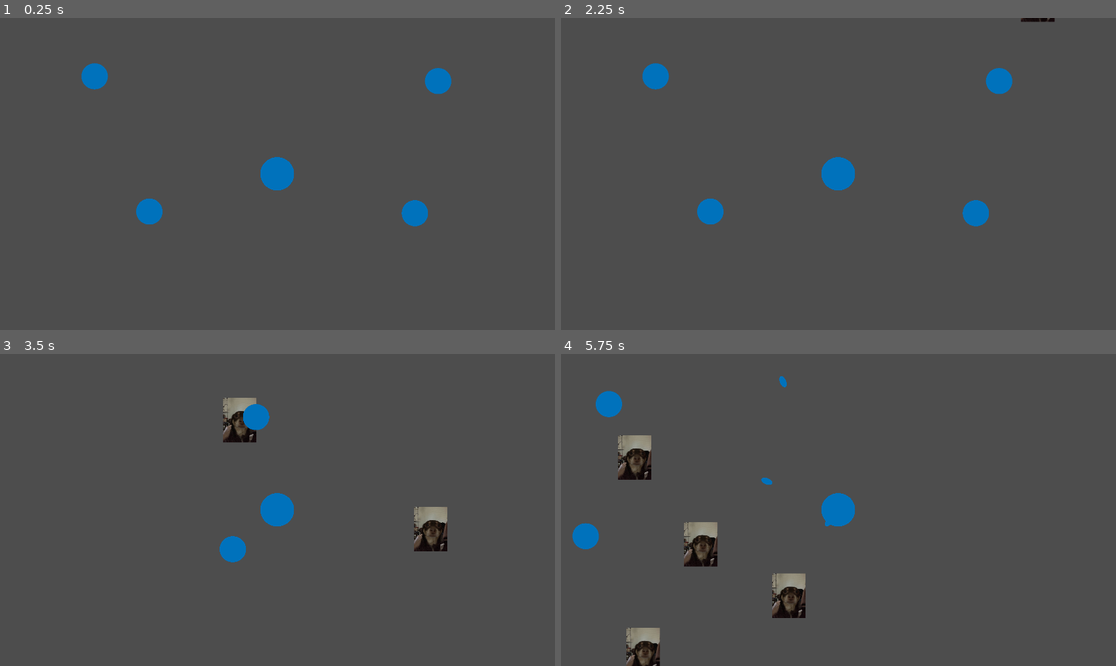
Above: before the commit, frames 1-4 (two rows, left to right).
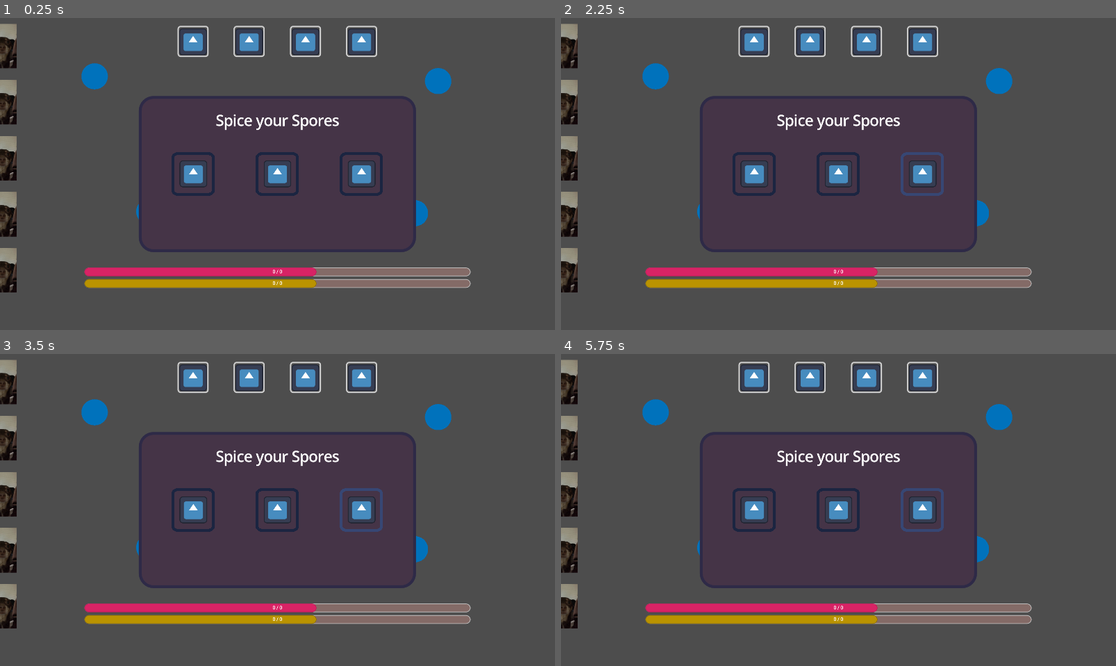
Above: after the commit, the same moments.

Repository: anxapa/mushroom-survive-her
Game: Godot game, scene res://Scenes/main_scene.tscn
The game is run twice, just before and just after one commit, with the same random seed, the same clock (stepped at 60 frames per second) and the same inputs. The engine's default icon, where the game draws it, is replaced by a stand-in: a white triangle on a blue panel in a dark square.
Inputs (mouse positions are in pixels of both pictures, inside the frame that each line leads up to):
- Up to frame 1 (0.25 s): no input
- Up to frame 2 (2.25 s): click (755, 174) at 0.52 s; click (838, 174) at 1.27 s; click (921, 174) at 2.02 s
- Up to frame 3 (3.5 s): hold Right (ui_right) from 2.78 s (still down)
- Up to frame 4 (5.75 s): release Right (ui_right) at 3.53 s; hold Down (ui_down) 3.53-4.28 s; hold Right (ui_right) 4.28-5.03 s; hold Up (ui_up) from 5.03 s (still down)

The runs differ from the first frame. In frame 1, 32% of the frame differs, in the area x 0-85%, y 1-88%; in frame 2, 32%; in frame 3, 34%; in frame 4, 35%, in the area x 0-85%, y 1-100%.
Error after the commit: Parse Error: Identifier "SignalBus" not declared in the current scope. (res://Scenes/player.gd:47)

Commit message:
Added UI elements
- Added HP and NP bar with functionality.
- Added basic ability panels at the top of the screen without functionality.
- Added basic level up panel screen without functionality.

Diff:
--- /dev/null
+++ b/Scenes/Abilities/Mushroom Cloud Ability.tscn
@@ -0,0 +1,10 @@
+[gd_scene load_steps=2 format=3 uid="uid://dmb3rtd57vb27"]
+
+[sub_resource type="CircleShape2D" id="CircleShape2D_l2bly"]
+
+[node name="MushroomCloudAbility" type="Node2D"]
+
+[node name="Area2D" type="Area2D" parent="."]
+
+[node name="CollisionShape2D" type="CollisionShape2D" parent="Area2D"]
+shape = SubResource("CircleShape2D_l2bly")
--- a/Scenes/main_scene.tscn
+++ b/Scenes/main_scene.tscn
@@ -1,9 +1,108 @@
-[gd_scene load_steps=5 format=3 uid="uid://bimngs7hwmiyc"]
+[gd_scene load_steps=15 format=3 uid="uid://bimngs7hwmiyc"]
 
 [ext_resource type="Script" uid="uid://55s2jxb8uvys" path="res://Scripts/CameraManager.gd" id="1_6l7je"]
 [ext_resource type="PackedScene" uid="uid://brmati1s0m1v3" path="res://Scenes/player.tscn" id="2_jv6wh"]
+[ext_resource type="Script" uid="uid://bkqyb82lx1mvw" path="res://Scripts/point_bar_manager.gd" id="3_iacmt"]
 [ext_resource type="Script" uid="uid://bbtg0rxto4lhx" path="res://Scripts/enemy_manager.gd" id="3_jv6wh"]
+[ext_resource type="Texture2D" uid="uid://bcjqe8u5lu1ft" path="res://icon.svg" id="4_6ev3c"]
 [ext_resource type="Texture2D" uid="uid://bc4t63efyr7m4" path="res://Sprites/blue circle.png" id="4_x6ack"]
+
+[sub_resource type="StyleBoxFlat" id="StyleBoxFlat_x6ack"]
+bg_color = Color(0.518508, 0.421022, 0.403395, 1)
+border_width_left = 2
+border_width_top = 2
+border_width_right = 2
+border_width_bottom = 2
+corner_radius_top_left = 100
+corner_radius_top_right = 100
+corner_radius_bottom_right = 100
+corner_radius_bottom_left = 100
+
+[sub_resource type="StyleBoxFlat" id="StyleBoxFlat_iacmt"]
+bg_color = Color(0.846795, 0.137728, 0.397636, 1)
+border_width_left = 2
+border_width_top = 2
+border_width_right = 2
+border_width_bottom = 2
+border_color = Color(0.747811, 0.0967473, 0.342228, 1)
+corner_radius_top_left = 100
+corner_radius_top_right = 100
+corner_radius_bottom_right = 100
+corner_radius_bottom_left = 100
+
+[sub_resource type="StyleBoxFlat" id="StyleBoxFlat_6ev3c"]
+bg_color = Color(0.730055, 0.576592, 0, 1)
+border_width_left = 2
+border_width_top = 2
+border_width_right = 2
+border_width_bottom = 2
+border_color = Color(0.56745, 0.446087, 0, 1)
+corner_radius_top_left = 100
+corner_radius_top_right = 100
+corner_radius_bottom_right = 100
+corner_radius_bottom_left = 100
+
+[sub_resource type="StyleBoxFlat" id="StyleBoxFlat_maf8m"]
+bg_color = Color(0.6, 0.6, 0.6, 0)
+border_width_left = 5
+border_width_top = 5
+border_width_right = 5
+border_width_bottom = 5
+corner_radius_top_left = 10
+corner_radius_top_right = 10
+corner_radius_bottom_right = 10
+corner_radius_bottom_left = 10
+
+[sub_resource type="StyleBoxFlat" id="StyleBoxFlat_huasi"]
+bg_color = Color(0.272306, 0.203042, 0.276622, 1)
+border_width_left = 10
+border_width_top = 10
+border_width_right = 10
+border_width_bottom = 10
+border_color = Color(0.181856, 0.165932, 0.277524, 1)
+corner_radius_top_left = 50
+corner_radius_top_right = 50
+corner_radius_bottom_right = 50
+corner_radius_bottom_left = 50
+
+[sub_resource type="StyleBoxFlat" id="StyleBoxFlat_m1efj"]
+bg_color = Color(1, 1, 1, 0)
+border_width_left = 10
+border_width_top = 10
+border_width_right = 10
+border_width_bottom = 10
+border_color = Color(0.107519, 0.145688, 0.254114, 1)
+corner_radius_top_left = 20
+corner_radius_top_right = 20
+corner_radius_bottom_right = 20
+corner_radius_bottom_left = 20
+anti_aliasing = false
+
+[sub_resource type="StyleBoxFlat" id="StyleBoxFlat_mai8y"]
+bg_color = Color(1, 1, 1, 0)
+border_width_left = 10
+border_width_top = 10
+border_width_right = 10
+border_width_bottom = 10
+border_color = Color(0.217512, 0.279772, 0.455512, 1)
+corner_radius_top_left = 20
+corner_radius_top_right = 20
+corner_radius_bottom_right = 20
+corner_radius_bottom_left = 20
+anti_aliasing = false
+
+[sub_resource type="StyleBoxFlat" id="StyleBoxFlat_76v2p"]
+bg_color = Color(1, 1, 1, 0)
+border_width_left = 10
+border_width_top = 10
+border_width_right = 10
+border_width_bottom = 10
+border_color = Color(0.463136, 0.546088, 0.766512, 1)
+corner_radius_top_left = 20
+corner_radius_top_right = 20
+corner_radius_bottom_right = 20
+corner_radius_bottom_left = 20
+anti_aliasing = false
 
 [node name="Main Scene" type="Node2D"]
 
@@ -13,6 +112,246 @@
 [node name="Camera2D" type="Camera2D" parent="."]
 position = Vector2(960, 540)
 script = ExtResource("1_6l7je")
+
+[node name="Control" type="Control" parent="Camera2D"]
+z_index = 10
+layout_mode = 3
+anchors_preset = 9
+anchor_bottom = 1.0
+offset_left = -960.0
+offset_top = -540.0
+offset_right = 960.0
+offset_bottom = 540.0
+grow_vertical = 2
+
+[node name="PointBarContainer" type="VBoxContainer" parent="Camera2D/Control"]
+layout_mode = 1
+anchors_preset = -1
+anchor_top = 0.8
+anchor_right = 1.0
+anchor_bottom = 0.875
+offset_left = 292.0
+offset_right = -292.0
+offset_bottom = -6.10352e-05
+grow_horizontal = 2
+grow_vertical = 0
+theme_override_constants/separation = 10
+script = ExtResource("3_iacmt")
+
+[node name="HP Bar" type="ProgressBar" parent="Camera2D/Control/PointBarContainer"]
+custom_minimum_size = Vector2(0, 30)
+layout_mode = 2
+theme_override_styles/background = SubResource("StyleBoxFlat_x6ack")
+theme_override_styles/fill = SubResource("StyleBoxFlat_iacmt")
+value = 60.0
+show_percentage = false
+
+[node name="HP Text" type="Label" parent="Camera2D/Control/PointBarContainer/HP Bar"]
+layout_mode = 1
+anchors_preset = -1
+anchor_right = 1.0
+anchor_bottom = 1.0
+text = "0 / 0"
+horizontal_alignment = 1
+vertical_alignment = 1
+
+[node name="NP Bar" type="ProgressBar" parent="Camera2D/Control/PointBarContainer"]
+custom_minimum_size = Vector2(0, 30)
+layout_mode = 2
+theme_override_styles/background = SubResource("StyleBoxFlat_x6ack")
+theme_override_styles/fill = SubResource("StyleBoxFlat_6ev3c")
+value = 60.0
+show_percentage = false
+
+[node name="NP Text" type="Label" parent="Camera2D/Control/PointBarContainer/NP Bar"]
+layout_mode = 1
+anchors_preset = -1
+anchor_right = 1.0
+anchor_bottom = 1.0
+text = "0 / 0"
+horizontal_alignment = 1
+vertical_alignment = 1
+
+[node name="AbilityContainer" type="HBoxContainer" parent="Camera2D/Control"]
+layout_mode = 1
+anchors_preset = -1
+anchor_left = 0.3
+anchor_top = 0.025
+anchor_right = 0.7
+anchor_bottom = 0.125
+grow_horizontal = 2
+grow_vertical = 2
+theme_override_constants/separation = 10
+
+[node name="PanelContainer" type="PanelContainer" parent="Camera2D/Control/AbilityContainer"]
+custom_minimum_size = Vector2(108, 20)
+layout_mode = 2
+size_flags_horizontal = 6
+theme_override_styles/panel = SubResource("StyleBoxFlat_maf8m")
+
+[node name="Sprite2D" type="Sprite2D" parent="Camera2D/Control/AbilityContainer/PanelContainer"]
+position = Vector2(6, 9)
+scale = Vector2(0.75, 0.726562)
+texture = ExtResource("4_6ev3c")
+centered = false
+
+[node name="PanelContainer2" type="PanelContainer" parent="Camera2D/Control/AbilityContainer"]
+custom_minimum_size = Vector2(108, 20)
+layout_mode = 2
+size_flags_horizontal = 6
+theme_override_styles/panel = SubResource("StyleBoxFlat_maf8m")
+
+[node name="Sprite2D" type="Sprite2D" parent="Camera2D/Control/AbilityContainer/PanelContainer2"]
+position = Vector2(6, 9)
+scale = Vector2(0.75, 0.726562)
+texture = ExtResource("4_6ev3c")
+centered = false
+
+[node name="PanelContainer3" type="PanelContainer" parent="Camera2D/Control/AbilityContainer"]
+custom_minimum_size = Vector2(108, 20)
+layout_mode = 2
+size_flags_horizontal = 6
+theme_override_styles/panel = SubResource("StyleBoxFlat_maf8m")
+
+[node name="Sprite2D" type="Sprite2D" parent="Camera2D/Control/AbilityContainer/PanelContainer3"]
+position = Vector2(6, 9)
+scale = Vector2(0.75, 0.726562)
+texture = ExtResource("4_6ev3c")
+centered = false
+
+[node name="PanelContainer4" type="PanelContainer" parent="Camera2D/Control/AbilityContainer"]
+custom_minimum_size = Vector2(108, 20)
+layout_mode = 2
+size_flags_horizontal = 6
+theme_override_styles/panel = SubResource("StyleBoxFlat_maf8m")
+
+[node name="Sprite2D" type="Sprite2D" parent="Camera2D/Control/AbilityContainer/PanelContainer4"]
+position = Vector2(6, 9)
+scale = Vector2(0.75, 0.726562)
+texture = ExtResource("4_6ev3c")
+centered = false
+
+[node name="Panel" type="Panel" parent="Camera2D/Control"]
+layout_mode = 1
+anchors_preset = -1
+anchor_left = 0.25
+anchor_top = 0.25
+anchor_right = 0.75
+anchor_bottom = 0.75
+offset_left = 0.359985
+offset_top = -0.279999
+offset_right = -0.359985
+offset_bottom = 0.279907
+grow_horizontal = 2
+grow_vertical = 2
+theme_override_styles/panel = SubResource("StyleBoxFlat_huasi")
+
+[node name="VBoxContainer" type="VBoxContainer" parent="Camera2D/Control/Panel"]
+layout_mode = 1
+anchors_preset = -1
+anchor_left = 0.05
+anchor_top = 0.05
+anchor_right = 0.95
+anchor_bottom = 0.95
+
+[node name="Label" type="Label" parent="Camera2D/Control/Panel/VBoxContainer"]
+custom_minimum_size = Vector2(0, 50)
+layout_mode = 2
+size_flags_vertical = 3
+theme_override_font_sizes/font_size = 50
+text = "Spice your Spores"
+horizontal_alignment = 1
+vertical_alignment = 1
+
+[node name="VSeparator" type="VSeparator" parent="Camera2D/Control/Panel/VBoxContainer"]
+layout_mode = 2
+size_flags_vertical = 3
+size_flags_stretch_ratio = 2.0
+
+[node name="AbilityContainer" type="HBoxContainer" parent="Camera2D/Control/Panel/VBoxContainer/VSeparator"]
+layout_mode = 2
+anchor_right = 1.0
+anchor_bottom = 1.0
+offset_left = -0.323975
+offset_top = 26.252
+offset_right = -0.323975
+offset_bottom = -24.748
+grow_horizontal = 2
+grow_vertical = 2
+theme_override_constants/separation = 10
+
+[node name="PanelContainer" type="Button" parent="Camera2D/Control/Panel/VBoxContainer/VSeparator/AbilityContainer"]
+custom_minimum_size = Vector2(150, 150)
+layout_mode = 2
+size_flags_horizontal = 6
+size_flags_vertical = 4
+theme_override_styles/focus = SubResource("StyleBoxFlat_m1efj")
+theme_override_styles/disabled_mirrored = SubResource("StyleBoxFlat_m1efj")
+theme_override_styles/disabled = SubResource("StyleBoxFlat_m1efj")
+theme_override_styles/hover_pressed_mirrored = SubResource("StyleBoxFlat_mai8y")
+theme_override_styles/hover_pressed = SubResource("StyleBoxFlat_mai8y")
+theme_override_styles/hover_mirrored = SubResource("StyleBoxFlat_mai8y")
+theme_override_styles/hover = SubResource("StyleBoxFlat_mai8y")
+theme_override_styles/pressed_mirrored = SubResource("StyleBoxFlat_76v2p")
+theme_override_styles/pressed = SubResource("StyleBoxFlat_76v2p")
+theme_override_styles/normal_mirrored = SubResource("StyleBoxFlat_m1efj")
+theme_override_styles/normal = SubResource("StyleBoxFlat_m1efj")
+
+[node name="Sprite2D" type="Sprite2D" parent="Camera2D/Control/Panel/VBoxContainer/VSeparator/AbilityContainer/PanelContainer"]
+position = Vector2(28, 28)
+scale = Vector2(0.75, 0.726562)
+texture = ExtResource("4_6ev3c")
+centered = false
+
+[node name="PanelContainer2" type="Button" parent="Camera2D/Control/Panel/VBoxContainer/VSeparator/AbilityContainer"]
+custom_minimum_size = Vector2(150, 150)
+layout_mode = 2
+size_flags_horizontal = 6
+size_flags_vertical = 4
+theme_override_styles/focus = SubResource("StyleBoxFlat_m1efj")
+theme_override_styles/disabled_mirrored = SubResource("StyleBoxFlat_m1efj")
+theme_override_styles/disabled = SubResource("StyleBoxFlat_m1efj")
+theme_override_styles/hover_pressed_mirrored = SubResource("StyleBoxFlat_mai8y")
+theme_override_styles/hover_pressed = SubResource("StyleBoxFlat_mai8y")
+theme_override_styles/hover_mirrored = SubResource("StyleBoxFlat_mai8y")
+theme_override_styles/hover = SubResource("StyleBoxFlat_mai8y")
+theme_override_styles/pressed_mirrored = SubResource("StyleBoxFlat_76v2p")
+theme_override_styles/pressed = SubResource("StyleBoxFlat_76v2p")
+theme_override_styles/normal_mirrored = SubResource("StyleBoxFlat_m1efj")
+theme_override_styles/normal = SubResource("StyleBoxFlat_m1efj")
+
+[node name="Sprite2D" type="Sprite2D" parent="Camera2D/Control/Panel/VBoxContainer/VSeparator/AbilityContainer/PanelContainer2"]
+position = Vector2(28, 28)
+scale = Vector2(0.75, 0.726562)
+texture = ExtResource("4_6ev3c")
+centered = false
+
+[node name="PanelContainer3" type="Button" parent="Camera2D/Control/Panel/VBoxContainer/VSeparator/AbilityContainer"]
+custom_minimum_size = Vector2(150, 150)
+layout_mode = 2
+size_flags_horizontal = 6
+size_flags_vertical = 4
+theme_override_styles/focus = SubResource("StyleBoxFlat_mai8y")
+theme_override_styles/disabled_mirrored = SubResource("StyleBoxFlat_m1efj")
+theme_override_styles/disabled = SubResource("StyleBoxFlat_m1efj")
+theme_override_styles/hover_pressed_mirrored = SubResource("StyleBoxFlat_mai8y")
+theme_override_styles/hover_pressed = SubResource("StyleBoxFlat_mai8y")
+theme_override_styles/hover_mirrored = SubResource("StyleBoxFlat_mai8y")
+theme_override_styles/hover = SubResource("StyleBoxFlat_mai8y")
+theme_override_styles/pressed_mirrored = SubResource("StyleBoxFlat_76v2p")
+theme_override_styles/pressed = SubResource("StyleBoxFlat_76v2p")
+theme_override_styles/normal_mirrored = SubResource("StyleBoxFlat_m1efj")
+theme_override_styles/normal = SubResource("StyleBoxFlat_m1efj")
+
+[node name="Sprite2D" type="Sprite2D" parent="Camera2D/Control/Panel/VBoxContainer/VSeparator/AbilityContainer/PanelContainer3"]
+position = Vector2(28, 28)
+scale = Vector2(0.75, 0.726562)
+texture = ExtResource("4_6ev3c")
+centered = false
+
+[node name="HBoxContainer" type="HBoxContainer" parent="Camera2D/Control/Panel/VBoxContainer"]
+layout_mode = 2
+size_flags_vertical = 3
 
 [node name="EnemyManager" type="Node2D" parent="."]
 script = ExtResource("3_jv6wh")
--- /dev/null
+++ b/Scenes/nutrient.tscn
@@ -0,0 +1,17 @@
+[gd_scene load_steps=4 format=3 uid="uid://lc4x1860aorh"]
+
+[ext_resource type="Script" uid="uid://bfos5flyfjrrr" path="res://Scripts/nutrient.gd" id="1_0c6ci"]
+[ext_resource type="Texture2D" uid="uid://bc4t63efyr7m4" path="res://Sprites/blue circle.png" id="1_q5r6r"]
+
+[sub_resource type="CircleShape2D" id="CircleShape2D_0c6ci"]
+
+[node name="Nutrient" type="Area2D"]
+script = ExtResource("1_0c6ci")
+
+[node name="CollisionShape2D" type="CollisionShape2D" parent="."]
+shape = SubResource("CircleShape2D_0c6ci")
+
+[node name="Sprite2D" type="Sprite2D" parent="."]
+modulate = Color(1, 1, 0, 1)
+scale = Vector2(0.02, 0.02)
+texture = ExtResource("1_q5r6r")
--- a/Scenes/player.gd
+++ b/Scenes/player.gd
@@ -2,7 +2,12 @@
 class_name Player
 
 @export var speed = 900;
+var max_health := 10
 var health := 3
+var is_invincible := false
+var nutrient_points := 2.0
+var nutrient_till_next_level := 10.0
+var level := 1
 
 func _ready() -> void:
 	GameManager.set_player(self)
@@ -36,7 +41,22 @@
 	move_and_slide()
 
 func take_damage(damage: int) -> void:
-	health -= damage
+	if not is_invincible:
+		health -= damage
+		if health <= 0:
+			SignalBus.player_death.emit()
+		move_and_slide()
+		is_invincible = true
+		await get_tree().create_timer(invincible_time).timeout
+		is_invincible = false
+
+func level_up() -> void:
+	nutrient_points = 0.0
+	nutrient_till_next_level *= 1.1
+	level += 1
+
+func _on_player_death() -> void:
+	visible = false
 
 func _on_hurtbox_body_entered(body: Node2D) -> void:
 	take_damage((body as Enemy).contact_damage)
--- /dev/null
+++ b/Scripts/nutrient.gd
@@ -0,0 +1,4 @@
+extends Area2D
+class_name Nutrient
+
+var nutrient_point := 1
--- /dev/null
+++ b/Scripts/point_bar_manager.gd
@@ -0,0 +1,16 @@
+extends VBoxContainer
+
+@onready var player : Player = GameManager.get_player()
+@onready var hp_bar := $"HP Bar"
+@onready var hp_text := $"HP Bar/HP Text"
+@onready var np_bar := $"NP Bar"
+@onready var np_text := $"NP Bar/NP Text"
+
+func _process(delta: float) -> void:
+	hp_bar.max_value = player.max_health
+	hp_bar.value = player.health
+	hp_text.text = str(player.health) + " / " + str(player.max_health)
+
+	np_bar.max_value = player.nutrient_till_next_level
+	np_bar.value = player.nutrient_points
+	np_text.text = str(player.nutrient_points) + " / " + str(player.nutrient_till_next_level)
--- a/project.godot
+++ b/project.godot
@@ -24,6 +24,45 @@
 window/size/viewport_width=1920
 window/size/viewport_height=1080
 
+[gui]
+
+theme/default_font_multichannel_signed_distance_field=true
+
+[input]
+
+ui_left={
+"deadzone": 0.5,
+"events": [Object(InputEventKey,"resource_local_to_scene":false,"resource_name":"","device":0,"window_id":0,"alt_pressed":false,"shift_pressed":false,"ctrl_pressed":false,"meta_pressed":false,"pressed":false,"keycode":4194319,"physical_keycode":0,"key_label":0,"unicode":0,"location":0,"echo":false,"script":null)
+, Object(InputEventJoypadButton,"resource_local_to_scene":false,"resource_name":"","device":0,"button_index":13,"pressure":0.0,"pressed":false,"script":null)
+, Object(InputEventJoypadMotion,"resource_local_to_scene":false,"resource_name":"","device":0,"axis":0,"axis_value":-1.0,"script":null)
+, Object(InputEventKey,"resource_local_to_scene":false,"resource_name":"","device":-1,"window_id":0,"alt_pressed":false,"shift_pressed":false,"ctrl_pressed":false,"meta_pressed":false,"pressed":false,"keycode":0,"physical_keycode":65,"key_label":0,"unicode":97,"location":0,"echo":false,"script":null)
+]
+}
+ui_right={
+"deadzone": 0.5,
+"events": [Object(InputEventKey,"resource_local_to_scene":false,"resource_name":"","device":0,"window_id":0,"alt_pressed":false,"shift_pressed":false,"ctrl_pressed":false,"meta_pressed":false,"pressed":false,"keycode":4194321,"physical_keycode":0,"key_label":0,"unicode":0,"location":0,"echo":false,"script":null)
+, Object(InputEventJoypadButton,"resource_local_to_scene":false,"resource_name":"","device":0,"button_index":14,"pressure":0.0,"pressed":false,"script":null)
+, Object(InputEventJoypadMotion,"resource_local_to_scene":false,"resource_name":"","device":0,"axis":0,"axis_value":1.0,"script":null)
+, Object(InputEventKey,"resource_local_to_scene":false,"resource_name":"","device":-1,"window_id":0,"alt_pressed":false,"shift_pressed":false,"ctrl_pressed":false,"meta_pressed":false,"pressed":false,"keycode":0,"physical_keycode":68,"key_label":0,"unicode":100,"location":0,"echo":false,"script":null)
+]
+}
+ui_up={
+"deadzone": 0.5,
+"events": [Object(InputEventKey,"resource_local_to_scene":false,"resource_name":"","device":0,"window_id":0,"alt_pressed":false,"shift_pressed":false,"ctrl_pressed":false,"meta_pressed":false,"pressed":false,"keycode":4194320,"physical_keycode":0,"key_label":0,"unicode":0,"location":0,"echo":false,"script":null)
+, Object(InputEventJoypadButton,"resource_local_to_scene":false,"resource_name":"","device":0,"button_index":11,"pressure":0.0,"pressed":false,"script":null)
+, Object(InputEventJoypadMotion,"resource_local_to_scene":false,"resource_name":"","device":0,"axis":1,"axis_value":-1.0,"script":null)
+, Object(InputEventKey,"resource_local_to_scene":false,"resource_name":"","device":-1,"window_id":0,"alt_pressed":false,"shift_pressed":false,"ctrl_pressed":false,"meta_pressed":false,"pressed":false,"keycode":0,"physical_keycode":87,"key_label":0,"unicode":119,"location":0,"echo":false,"script":null)
+]
+}
+ui_down={
+"deadzone": 0.5,
+"events": [Object(InputEventKey,"resource_local_to_scene":false,"resource_name":"","device":0,"window_id":0,"alt_pressed":false,"shift_pressed":false,"ctrl_pressed":false,"meta_pressed":false,"pressed":false,"keycode":4194322,"physical_keycode":0,"key_label":0,"unicode":0,"location":0,"echo":false,"script":null)
+, Object(InputEventJoypadButton,"resource_local_to_scene":false,"resource_name":"","device":0,"button_index":12,"pressure":0.0,"pressed":false,"script":null)
+, Object(InputEventJoypadMotion,"resource_local_to_scene":false,"resource_name":"","device":0,"axis":1,"axis_value":1.0,"script":null)
+, Object(InputEventKey,"resource_local_to_scene":false,"resource_name":"","device":-1,"window_id":0,"alt_pressed":false,"shift_pressed":false,"ctrl_pressed":false,"meta_pressed":false,"pressed":false,"keycode":0,"physical_keycode":83,"key_label":0,"unicode":115,"location":0,"echo":false,"script":null)
+]
+}
+
 [rendering]
 
 renderer/rendering_method="gl_compatibility"
Not shown, added: Scripts/nutrient.gd.uid
Not shown, added: Scripts/point_bar_manager.gd.uid
